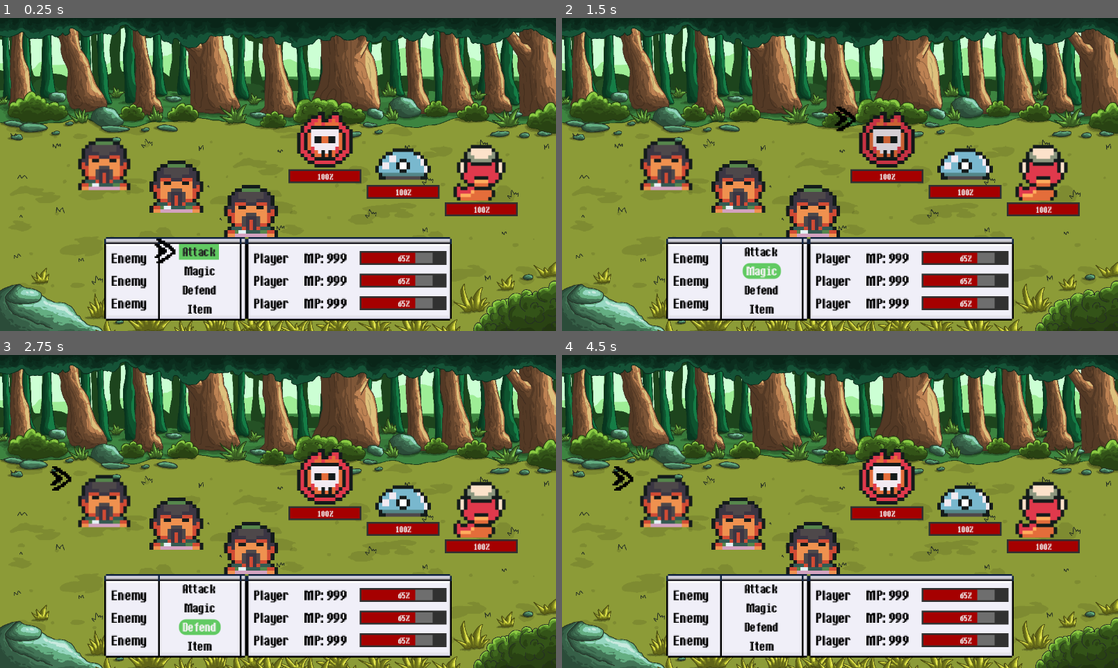
Above: before the commit, frames 1-4 (two rows, left to right).
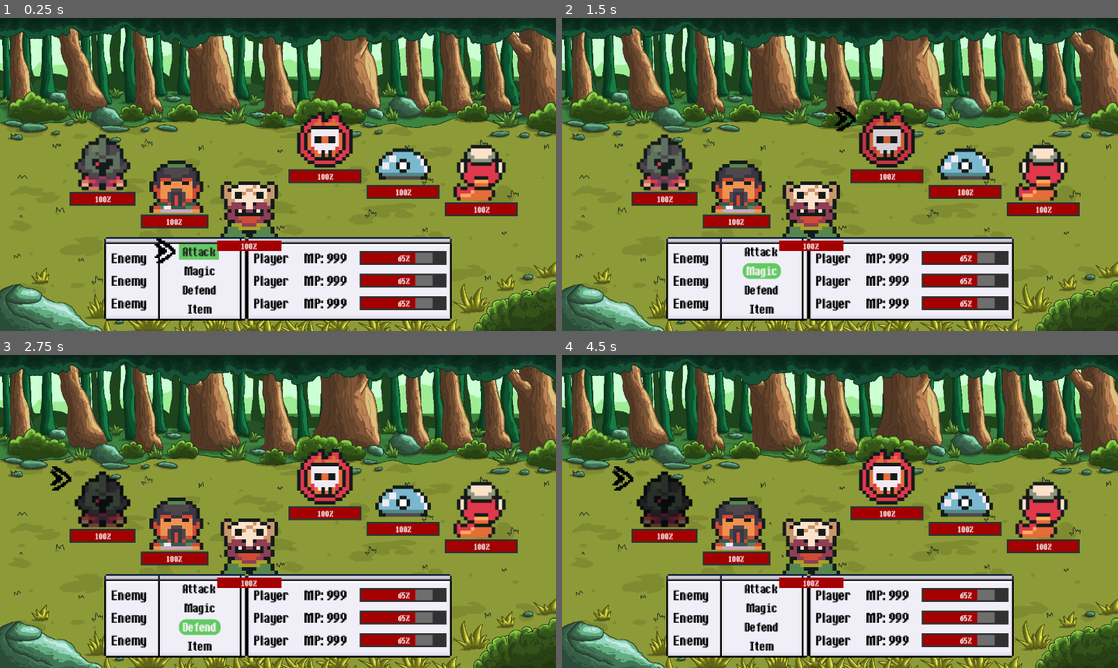
Above: after the commit, the same moments.

Repository: andreyes333/Game-Output-4
Game: Godot game, scene res://Battle/battle.tscn
Same seed, same stepped clock (60 frames per second), same inputs: the game is played once before the commit and once after it.
Inputs (mouse positions are in pixels of both pictures, inside the frame that each line leads up to):
- Up to frame 1 (0.25 s): no input
- Up to frame 2 (1.5 s): click "Attack" at 0.5 s; click "Magic" at 1.25 s
- Up to frame 3 (2.75 s): click "Defend" at 2 s
- Up to frame 4 (4.5 s): click (884, 477) at 2.75 s; click (962, 492) at 3.5 s; click (1045, 508) at 4.25 s

The runs differ from the first frame. In frame 1, 4.1% of the frame differs, in the area x 12-51%, y 37-75%; in frame 2, 4.1%; in frame 3, 4.2%; in frame 4, 4.3%.

Commit message:
feat: added funtional health bar, speeds, damage, and temporary moves

Diff:
--- a/Battle/battle.tscn
+++ b/Battle/battle.tscn
@@ -13,6 +13,10 @@
 [ext_resource type="Resource" uid="uid://cx50n8ja6lx06" path="res://Resources/enemies/snake.tres" id="5_iurou"]
 [ext_resource type="PackedScene" uid="uid://78ekns46m20e" path="res://Battle/menu_cursor.tscn" id="8_bjo3u"]
 [ext_resource type="PackedScene" uid="uid://d3h6gh2jq840w" path="res://Battle/health.tscn" id="8_ihngk"]
+[ext_resource type="Script" uid="uid://cb4fwr8o13kxr" path="res://Scripts/actor_data.gd" id="10_actor"]
+[ext_resource type="Resource" uid="uid://b2ghnoysc5w6n" path="res://Resources/playercharacters/gladiator.tres" id="11_glad"]
+[ext_resource type="Resource" uid="uid://crw2brq17wmho" path="res://Resources/playercharacters/monk.tres" id="12_monk"]
+[ext_resource type="Resource" uid="uid://cwdvmrq3oj8d8" path="res://Resources/playercharacters/shaman.tres" id="13_sham"]
 
 [node name="Battle" type="Control" unique_id=1206029571]
 layout_mode = 3
@@ -23,9 +27,8 @@
 grow_vertical = 2
 theme = ExtResource("1_5pv0p")
 script = ExtResource("2_ploow")
-enemy_data1 = ExtResource("3_rcrfk")
-enemy_data2 = ExtResource("4_4m2ey")
-enemy_data3 = ExtResource("5_iurou")
+player_party = Array[ExtResource("10_actor")]([ExtResource("11_glad"), ExtResource("12_monk"), ExtResource("13_sham")])
+enemy_party = Array[ExtResource("10_actor")]([ExtResource("3_rcrfk"), ExtResource("4_4m2ey"), ExtResource("5_iurou")])
 
 [node name="Background" type="TextureRect" parent="." unique_id=283136207]
 layout_mode = 1
--- a/Battle/battle_enemy.tscn
+++ b/Battle/battle_enemy.tscn
@@ -1,7 +1,7 @@
 [gd_scene format=3 uid="uid://0a6nmud181a5"]
 
 [ext_resource type="Texture2D" uid="uid://c6wlioynsoteb" path="res://Assets/enemies/Slime.png" id="1_xf5mp"]
-[ext_resource type="Script" uid="uid://dxrq8qrgs61v7" path="res://Scripts/enemy_target.gd" id="2_xf5mp"]
+[ext_resource type="Script" uid="uid://dxrq8qrgs61v7" path="res://Scripts/battle_actor.gd" id="2_xf5mp"]
 [ext_resource type="PackedScene" uid="uid://d3h6gh2jq840w" path="res://Battle/health.tscn" id="3_ge164"]
 [ext_resource type="Theme" uid="uid://ccvqb1g3n4kkj" path="res://Assets/Themes/font_size.tres" id="4_s1nt1"]
 
@@ -68,10 +68,11 @@
 theme = ExtResource("4_s1nt1")
 
 [node name="Hit" type="Timer" parent="." unique_id=1160252699]
+wait_time = 0.6
+one_shot = true
 
 [node name="AnimationPlayer" type="AnimationPlayer" parent="." unique_id=2011400125]
 libraries/ = SubResource("AnimationLibrary_s1nt1")
 
 [connection signal="focus_entered" from="." to="." method="_on_focus_entered"]
 [connection signal="focus_exited" from="." to="." method="_on_focus_exited"]
-[connection signal="timeout" from="Hit" to="." method="_on_hit_timeout"]
--- a/Battle/battle_player.tscn
+++ b/Battle/battle_player.tscn
@@ -1,13 +1,79 @@
 [gd_scene format=3 uid="uid://bqss7i5d6xk56"]
 
-[ext_resource type="Texture2D" uid="uid://dyal57ah85xwg" path="res://Assets/players/Monk.png" id="1_2pf0b"]
+[ext_resource type="Texture2D" uid="uid://dyal57ah85xwg" path="res://Assets/players/Monk.png" id="1_xf5mp"]
+[ext_resource type="Script" uid="uid://dxrq8qrgs61v7" path="res://Scripts/battle_actor.gd" id="2_xf5mp"]
+[ext_resource type="PackedScene" uid="uid://d3h6gh2jq840w" path="res://Battle/health.tscn" id="3_ge164"]
+[ext_resource type="Theme" uid="uid://ccvqb1g3n4kkj" path="res://Assets/Themes/font_size.tres" id="4_s1nt1"]
 
-[sub_resource type="AtlasTexture" id="AtlasTexture_2alm2"]
-atlas = ExtResource("1_2pf0b")
+[sub_resource type="AtlasTexture" id="AtlasTexture_rcrfk"]
+atlas = ExtResource("1_xf5mp")
 region = Rect2(0, 0, 16, 16)
+
+[sub_resource type="Animation" id="Animation_xf5mp"]
+length = 0.001
+tracks/0/type = "value"
+tracks/0/imported = false
+tracks/0/enabled = true
+tracks/0/path = NodePath(".:self_modulate")
+tracks/0/interp = 1
+tracks/0/loop_wrap = true
+tracks/0/keys = {
+"times": PackedFloat32Array(0),
+"transitions": PackedFloat32Array(1),
+"update": 0,
+"values": [Color(1, 1, 1, 1)]
+}
+
+[sub_resource type="Animation" id="Animation_ge164"]
+resource_name = "highlight"
+length = 0.5
+loop_mode = 2
+tracks/0/type = "value"
+tracks/0/imported = false
+tracks/0/enabled = true
+tracks/0/path = NodePath(".:self_modulate")
+tracks/0/interp = 1
+tracks/0/loop_wrap = true
+tracks/0/keys = {
+"times": PackedFloat32Array(0, 0.5),
+"transitions": PackedFloat32Array(1, 1),
+"update": 0,
+"values": [Color(1, 1, 1, 1), Color(0.31061712, 0.31061712, 0.31061706, 1)]
+}
+
+[sub_resource type="AnimationLibrary" id="AnimationLibrary_s1nt1"]
+_data = {
+&"RESET": SubResource("Animation_xf5mp"),
+&"highlight": SubResource("Animation_ge164")
+}
 
 [node name="BattlePlayer" type="TextureButton" unique_id=864587999]
 offset_right = 32.0
 offset_bottom = 32.0
-texture_normal = SubResource("AtlasTexture_2alm2")
+texture_normal = SubResource("AtlasTexture_rcrfk")
 stretch_mode = 0
+script = ExtResource("2_xf5mp")
+is_player = true
+
+[node name="HealthBar" parent="." unique_id=532260164 instance=ExtResource("3_ge164")]
+layout_mode = 1
+anchors_preset = 12
+anchor_top = 1.0
+anchor_bottom = 1.0
+offset_left = -2.0
+offset_top = 2.0
+offset_right = 2.0
+offset_bottom = 8.0
+grow_vertical = 0
+mouse_filter = 2
+theme = ExtResource("4_s1nt1")
+
+[node name="Hit" type="Timer" parent="." unique_id=1511399090]
+wait_time = 0.6
+one_shot = true
+
+[node name="AnimationPlayer" type="AnimationPlayer" parent="." unique_id=1578598046]
+libraries/ = SubResource("AnimationLibrary_s1nt1")
+
+[connection signal="focus_entered" from="." to="." method="_on_focus_entered"]
+[connection signal="focus_exited" from="." to="." method="_on_focus_exited"]
--- a/Resources/enemies/skull.tres
+++ b/Resources/enemies/skull.tres
@@ -1,7 +1,11 @@
-[gd_resource type="Resource" script_class="enemy_data" format=3 uid="uid://b2jtp0scvisxv"]
+[gd_resource type="Resource" script_class="actor_data" format=3 uid="uid://b2jtp0scvisxv"]
 
-[ext_resource type="Script" uid="uid://bsc7f6yedvvin" path="res://Scripts/enemy_data.gd" id="1_v0hiq"]
+[ext_resource type="Script" uid="uid://cb4fwr8o13kxr" path="res://Scripts/actor_data.gd" id="1_v0hiq"]
 [ext_resource type="Texture2D" uid="uid://b3w4qeshul20h" path="res://Assets/enemies/SpriteSheet.png" id="2_uypdp"]
+
+[ext_resource type="Script" uid="uid://dkw4mjxumetlp" path="res://Scripts/move_data.gd" id="10_move"]
+[ext_resource type="Resource" uid="uid://dny4rwilbtbid" path="res://Resources/moves/strike.tres" id="11_strike"]
+[ext_resource type="Resource" uid="uid://el3ewkfveroy" path="res://Resources/moves/guard.tres" id="11_guard"]
 
 [sub_resource type="AtlasTexture" id="AtlasTexture_2w5p2"]
 atlas = ExtResource("2_uypdp")
@@ -13,4 +17,6 @@
 texture = SubResource("AtlasTexture_2w5p2")
 max_health = 10
 damage = 5
-metadata/_custom_type_script = "uid://bsc7f6yedvvin"
+speed = 5
+moves = Array[ExtResource("10_move")]([ExtResource("11_strike"), ExtResource("11_guard")])
+metadata/_custom_type_script = "uid://cb4fwr8o13kxr"
--- a/Resources/enemies/slime.tres
+++ b/Resources/enemies/slime.tres
@@ -1,7 +1,11 @@
-[gd_resource type="Resource" script_class="enemy_data" format=3 uid="uid://bc66h2lduodkn"]
+[gd_resource type="Resource" script_class="actor_data" format=3 uid="uid://bc66h2lduodkn"]
 
-[ext_resource type="Script" uid="uid://bsc7f6yedvvin" path="res://Scripts/enemy_data.gd" id="1_42tav"]
+[ext_resource type="Script" uid="uid://cb4fwr8o13kxr" path="res://Scripts/actor_data.gd" id="1_42tav"]
 [ext_resource type="Texture2D" uid="uid://c6wlioynsoteb" path="res://Assets/enemies/Slime.png" id="2_6w4tk"]
+
+[ext_resource type="Script" uid="uid://dkw4mjxumetlp" path="res://Scripts/move_data.gd" id="10_move"]
+[ext_resource type="Resource" uid="uid://dny4rwilbtbid" path="res://Resources/moves/strike.tres" id="11_strike"]
+[ext_resource type="Resource" uid="uid://el3ewkfveroy" path="res://Resources/moves/guard.tres" id="11_guard"]
 
 [sub_resource type="AtlasTexture" id="AtlasTexture_7e7ut"]
 atlas = ExtResource("2_6w4tk")
@@ -13,4 +17,6 @@
 texture = SubResource("AtlasTexture_7e7ut")
 max_health = 20
 damage = 3
-metadata/_custom_type_script = "uid://bsc7f6yedvvin"
+speed = 2
+moves = Array[ExtResource("10_move")]([ExtResource("11_strike"), ExtResource("11_guard")])
+metadata/_custom_type_script = "uid://cb4fwr8o13kxr"
--- a/Resources/enemies/snake.tres
+++ b/Resources/enemies/snake.tres
@@ -1,7 +1,11 @@
-[gd_resource type="Resource" script_class="enemy_data" format=3 uid="uid://cx50n8ja6lx06"]
+[gd_resource type="Resource" script_class="actor_data" format=3 uid="uid://cx50n8ja6lx06"]
 
-[ext_resource type="Script" uid="uid://bsc7f6yedvvin" path="res://Scripts/enemy_data.gd" id="1_tfdvi"]
+[ext_resource type="Script" uid="uid://cb4fwr8o13kxr" path="res://Scripts/actor_data.gd" id="1_tfdvi"]
 [ext_resource type="Texture2D" uid="uid://cgkcb6eqenud5" path="res://Assets/enemies/Snake.png" id="2_drpdf"]
+
+[ext_resource type="Script" uid="uid://dkw4mjxumetlp" path="res://Scripts/move_data.gd" id="10_move"]
+[ext_resource type="Resource" uid="uid://dny4rwilbtbid" path="res://Resources/moves/strike.tres" id="11_strike"]
+[ext_resource type="Resource" uid="uid://el3ewkfveroy" path="res://Resources/moves/guard.tres" id="11_guard"]
 
 [sub_resource type="AtlasTexture" id="AtlasTexture_nuk80"]
 atlas = ExtResource("2_drpdf")
@@ -13,4 +17,6 @@
 texture = SubResource("AtlasTexture_nuk80")
 max_health = 15
 damage = 4
-metadata/_custom_type_script = "uid://bsc7f6yedvvin"
+speed = 6
+moves = Array[ExtResource("10_move")]([ExtResource("11_strike"), ExtResource("11_guard")])
+metadata/_custom_type_script = "uid://cb4fwr8o13kxr"
--- /dev/null
+++ b/Resources/moves/guard.tres
@@ -0,0 +1,11 @@
+[gd_resource type="Resource" script_class="move_data" format=3 uid="uid://el3ewkfveroy"]
+
+[ext_resource type="Script" uid="uid://dkw4mjxumetlp" path="res://Scripts/move_data.gd" id="1_move"]
+
+[resource]
+script = ExtResource("1_move")
+name = "Guard"
+kind = 2
+target = 2
+power = 0
+metadata/_custom_type_script = "uid://dkw4mjxumetlp"
--- /dev/null
+++ b/Resources/moves/mend.tres
@@ -0,0 +1,11 @@
+[gd_resource type="Resource" script_class="move_data" format=3 uid="uid://dhakd8dcddbd1"]
+
+[ext_resource type="Script" uid="uid://dkw4mjxumetlp" path="res://Scripts/move_data.gd" id="1_move"]
+
+[resource]
+script = ExtResource("1_move")
+name = "Mend"
+kind = 1
+target = 3
+power = 5
+metadata/_custom_type_script = "uid://dkw4mjxumetlp"
--- /dev/null
+++ b/Resources/moves/strike.tres
@@ -0,0 +1,9 @@
+[gd_resource type="Resource" script_class="move_data" format=3 uid="uid://dny4rwilbtbid"]
+
+[ext_resource type="Script" uid="uid://dkw4mjxumetlp" path="res://Scripts/move_data.gd" id="1_move"]
+
+[resource]
+script = ExtResource("1_move")
+name = "Strike"
+power = 4
+metadata/_custom_type_script = "uid://dkw4mjxumetlp"
--- a/Resources/playercharacters/gladiator.tres
+++ b/Resources/playercharacters/gladiator.tres
@@ -1,7 +1,11 @@
-[gd_resource type="Resource" script_class="player_data" format=3 uid="uid://b2ghnoysc5w6n"]
+[gd_resource type="Resource" script_class="actor_data" format=3 uid="uid://b2ghnoysc5w6n"]
 
-[ext_resource type="Script" uid="uid://cb4fwr8o13kxr" path="res://Scripts/player_data.gd" id="1_0xpg0"]
+[ext_resource type="Script" uid="uid://cb4fwr8o13kxr" path="res://Scripts/actor_data.gd" id="1_0xpg0"]
 [ext_resource type="Texture2D" uid="uid://65gcrtqmb10c" path="res://Assets/players/Gladiator.png" id="2_3m0c3"]
+
+[ext_resource type="Script" uid="uid://dkw4mjxumetlp" path="res://Scripts/move_data.gd" id="10_move"]
+[ext_resource type="Resource" uid="uid://dny4rwilbtbid" path="res://Resources/moves/strike.tres" id="11_strike"]
+[ext_resource type="Resource" uid="uid://el3ewkfveroy" path="res://Resources/moves/guard.tres" id="11_guard"]
 
 [sub_resource type="AtlasTexture" id="AtlasTexture_0rw16"]
 atlas = ExtResource("2_3m0c3")
@@ -12,5 +16,7 @@
 name = "Gladiator"
 texture = SubResource("AtlasTexture_0rw16")
 max_health = 30
-damage = 2
+speed = 2
+damage = 5
+moves = Array[ExtResource("10_move")]([ExtResource("11_strike"), ExtResource("11_guard")])
 metadata/_custom_type_script = "uid://cb4fwr8o13kxr"
--- a/Resources/playercharacters/monk.tres
+++ b/Resources/playercharacters/monk.tres
@@ -1,7 +1,11 @@
-[gd_resource type="Resource" script_class="player_data" format=3 uid="uid://crw2brq17wmho"]
+[gd_resource type="Resource" script_class="actor_data" format=3 uid="uid://crw2brq17wmho"]
 
-[ext_resource type="Script" uid="uid://cb4fwr8o13kxr" path="res://Scripts/player_data.gd" id="1_mcd53"]
+[ext_resource type="Script" uid="uid://cb4fwr8o13kxr" path="res://Scripts/actor_data.gd" id="1_mcd53"]
 [ext_resource type="Texture2D" uid="uid://dyal57ah85xwg" path="res://Assets/players/Monk.png" id="2_k4d8l"]
+
+[ext_resource type="Script" uid="uid://dkw4mjxumetlp" path="res://Scripts/move_data.gd" id="10_move"]
+[ext_resource type="Resource" uid="uid://dny4rwilbtbid" path="res://Resources/moves/strike.tres" id="11_strike"]
+[ext_resource type="Resource" uid="uid://el3ewkfveroy" path="res://Resources/moves/guard.tres" id="11_guard"]
 
 [sub_resource type="AtlasTexture" id="AtlasTexture_xhb48"]
 atlas = ExtResource("2_k4d8l")
@@ -12,5 +16,7 @@
 name = "Monk"
 texture = SubResource("AtlasTexture_xhb48")
 max_health = 20
-damage = 4
+speed = 7
+damage = 3
+moves = Array[ExtResource("10_move")]([ExtResource("11_strike"), ExtResource("11_guard")])
 metadata/_custom_type_script = "uid://cb4fwr8o13kxr"
--- a/Resources/playercharacters/shaman.tres
+++ b/Resources/playercharacters/shaman.tres
@@ -1,12 +1,23 @@
-[gd_resource type="Resource" script_class="player_data" format=3 uid="uid://cwdvmrq3oj8d8"]
+[gd_resource type="Resource" script_class="actor_data" format=3 uid="uid://cwdvmrq3oj8d8"]
 
-[ext_resource type="Script" uid="uid://cb4fwr8o13kxr" path="res://Scripts/player_data.gd" id="1_s5pbc"]
+[ext_resource type="Script" uid="uid://cb4fwr8o13kxr" path="res://Scripts/actor_data.gd" id="1_s5pbc"]
 [ext_resource type="Texture2D" uid="uid://cf3n5rdkga6fb" path="res://Assets/players/Shaman.png" id="2_dvbf1"]
+
+[ext_resource type="Script" uid="uid://dkw4mjxumetlp" path="res://Scripts/move_data.gd" id="10_move"]
+[ext_resource type="Resource" uid="uid://dny4rwilbtbid" path="res://Resources/moves/strike.tres" id="11_strike"]
+[ext_resource type="Resource" uid="uid://el3ewkfveroy" path="res://Resources/moves/guard.tres" id="11_guard"]
+[ext_resource type="Resource" uid="uid://dhakd8dcddbd1" path="res://Resources/moves/mend.tres" id="11_mend"]
+
+[sub_resource type="AtlasTexture" id="AtlasTexture_74i68"]
+atlas = ExtResource("2_dvbf1")
+region = Rect2(0, 0, 16, 16)
 
 [resource]
 script = ExtResource("1_s5pbc")
 name = "Shaman"
-texture = ExtResource("2_dvbf1")
+texture = SubResource("AtlasTexture_74i68")
 max_health = 15
+speed = 4
 damage = 6
+moves = Array[ExtResource("10_move")]([ExtResource("11_strike"), ExtResource("11_guard"), ExtResource("11_mend")])
 metadata/_custom_type_script = "uid://cb4fwr8o13kxr"
--- a/Scripts/enemy_data.gd
+++ b/Scripts/actor_data.gd
@@ -1,6 +1,8 @@
-class_name enemy_data extends Resource
+class_name actor_data extends Resource
 
 @export var name : String
 @export var texture : Texture2D
 @export var max_health : int
 @export var damage : int
+@export var speed : int
+@export var moves : Array[move_data]
--- a/Scripts/battle.gd
+++ b/Scripts/battle.gd
@@ -12,23 +12,22 @@
 @onready var _enemies_target: SubMenu = $Enemies
 @onready var _player_target: SubMenu = $PlayerCharacters
 
-@onready var battle_enemy_1: enemy_target = $Enemies/BattleEnemy
-@onready var battle_enemy_2: enemy_target = $Enemies/BattleEnemy2
-@onready var battle_enemy_3: enemy_target = $Enemies/BattleEnemy3
-@export var enemy_data1: enemy_data
-@export var enemy_data2: enemy_data
-@export var enemy_data3: enemy_data
+@export var player_party: Array[actor_data]
+@export var enemy_party: Array[actor_data]
 
 func _ready() -> void:
 	_player_options.button_focus(0)
 	_enemies_target.button_pressed.connect(_on_enemies_button_pressed)
+	_setup_party(_player_target, player_party)
+	_setup_party(_enemies_target, enemy_party)
 
-	if enemy_data1:
-		battle_enemy_1.setup_enemy(enemy_data1)
-	if enemy_data2:
-		battle_enemy_2.setup_enemy(enemy_data2)
-	if enemy_data3:
-		battle_enemy_3.setup_enemy(enemy_data3)
+func _setup_party(container: Node, party: Array[actor_data]) -> void:
+	var actors: Array = container.get_children()
+	for i in actors.size():
+		if i < party.size() and party[i]:
+			actors[i].setup(party[i])
+		else:
+			actors[i].queue_free()
 
 func add_event(actor: Object, type: int, target: Object) -> void:
 	pass
--- a/Scripts/enemy_target.gd
+++ b/Scripts/battle_actor.gd
@@ -1,6 +1,10 @@
-class_name enemy_target extends TextureButton
+class_name battle_actor extends TextureButton
 
-var data : enemy_data
+signal died(actor: battle_actor)
+
+@export var is_player : bool = false
+
+var data : actor_data
 var hp_max: int = 10
 var hp: int = hp_max
 
@@ -12,16 +16,16 @@
 	_animation_player.play("RESET")
 	set_process(false)
 
-func setup_enemy(enemy: enemy_data) -> void:
-	data = enemy
-	hp_max = enemy.max_health
+func setup(actor: actor_data) -> void:
+	data = actor
+	hp_max = actor.max_health
 	hp = hp_max
+	texture_normal = actor.texture
+	tooltip_text = actor.name
+	_health_bar.init_health(hp_max)
 
-	texture_normal = enemy.texture
-	tooltip_text = enemy.name
-
-	if _health_bar and _health_bar.has_method("init_health"):
-		_health_bar.init_health(hp_max)
+func is_alive() -> bool:
+	return hp > 0
 
 #serves as the hit effect
 func _process(_delta:float) -> void:
@@ -35,9 +39,13 @@
 
 func heal_hurt(value: int) -> void:
 	hp = clamp(hp + value, 0, hp_max)
+	_health_bar.health = hp
 	if value < 0:
 		set_process(true)
 		_hit.start()
 		await _hit.timeout
 		set_process(false)
 		modulate.a = 1.0
+	if hp == 0:
+		died.emit(self)
+		queue_free()
--- a/Scripts/battleactor.tscn
+++ /dev/null
@@ -1,4 +0,0 @@
-[gd_scene format=3 uid="uid://jjff67di4yn3"]
-
-[node name="Battleactor" type="Node2D" unique_id=812047504]
-visible = false
--- /dev/null
+++ b/Scripts/move_data.gd
@@ -0,0 +1,11 @@
+class_name move_data extends Resource
+
+enum Kind { DAMAGE, HEAL, DEFEND, BUFF }
+enum Target { ONE_ENEMY, ALL_ENEMIES, SELF, ONE_ALLY }
+
+@export var name : String
+@export var kind : Kind = Kind.DAMAGE
+@export var target : Target = Target.ONE_ENEMY
+@export var power : int = 5
+@export var priority : int = 0
+@export var charge_turns : int = 0
--- a/Scripts/player_data.gd
+++ /dev/null
@@ -1,6 +0,0 @@
-class_name player_data extends Resource
-
-@export var name : String
-@export var texture : Texture
-@export var max_health : int
-@export var skills : Array[String] = ["Attack", "Magic", "Defend"]
Renamed: Scripts/player_data.gd.uid -> Scripts/actor_data.gd.uid
Renamed: Scripts/enemy_target.gd.uid -> Scripts/battle_actor.gd.uid
Not shown, removed: Scripts/enemy_data.gd.uid
Not shown, added: Scripts/move_data.gd.uid
